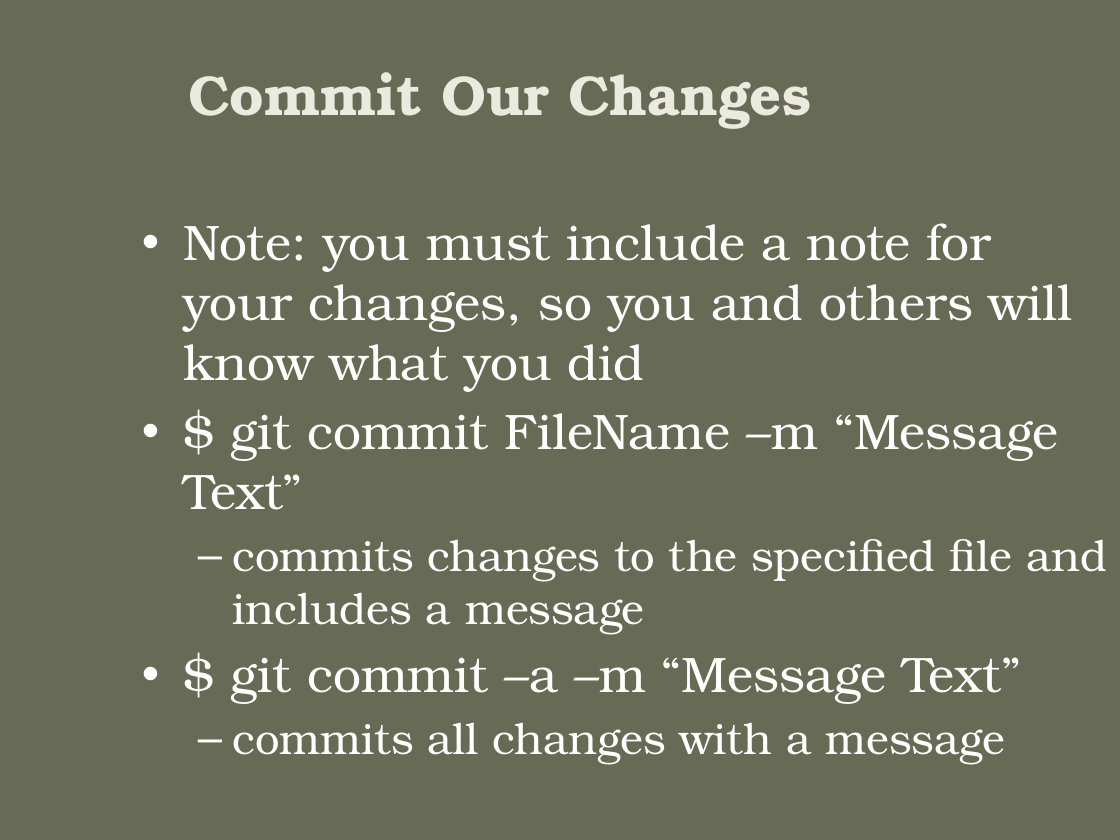
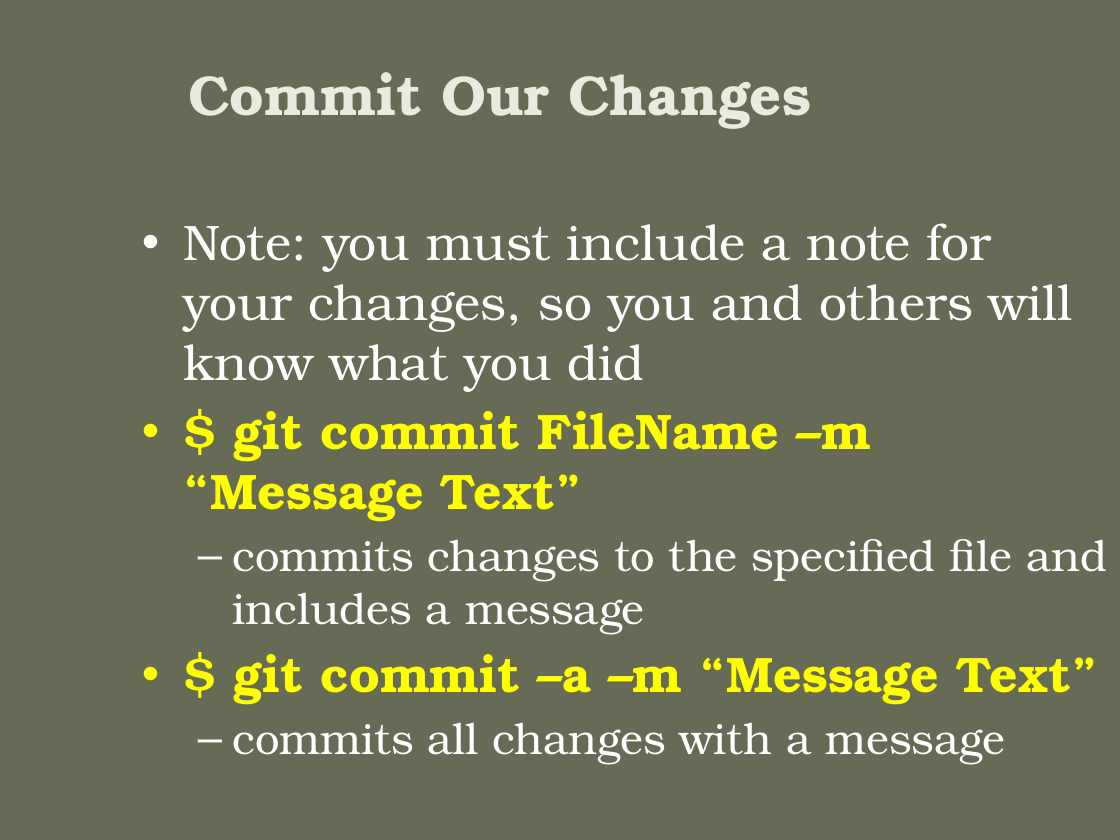
Before and after one commit to HundredVisionsGuy/techstart-spring-conference, a slide deck: slide 27 of Resources/Version Control Presentation.pptx. Drawn at 1120x840 pixels with LibreOffice and Linux fonts; fonts in the diff are those of the drawing; background and template pictures are left out. Boxes give left, top, right and bottom in pixels: in the first picture for what was removed or moved away, otherwise in the second. Text is boxed around its words. In the diff, an @@ line names an element or a change of style, - is before the commit and + after.

Commit message:
Modified & completed draft of Presentation

```diff
--- a/Resources/Version Control Presentation.pptx
+++ b/Resources/Version Control Presentation.pptx
@@ text at bbox=[184, 411, 1098, 705]: text colour #FFFFFF to #FFFF00, bold on in "$ git commit FileName –m “Message Text”", "$ git commit –a –m “Message Text”" @@
```
Also in this commit, not shown: 3 other slides changed, 2 slides added.
